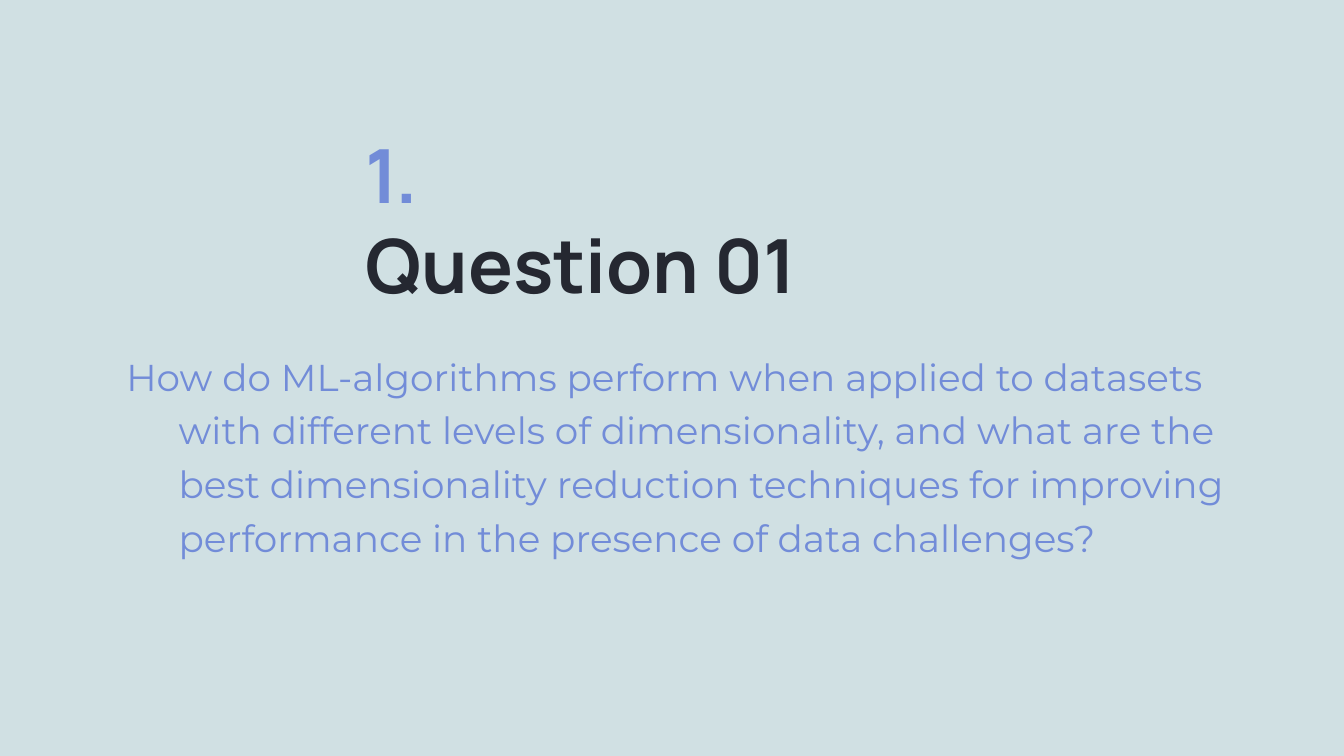
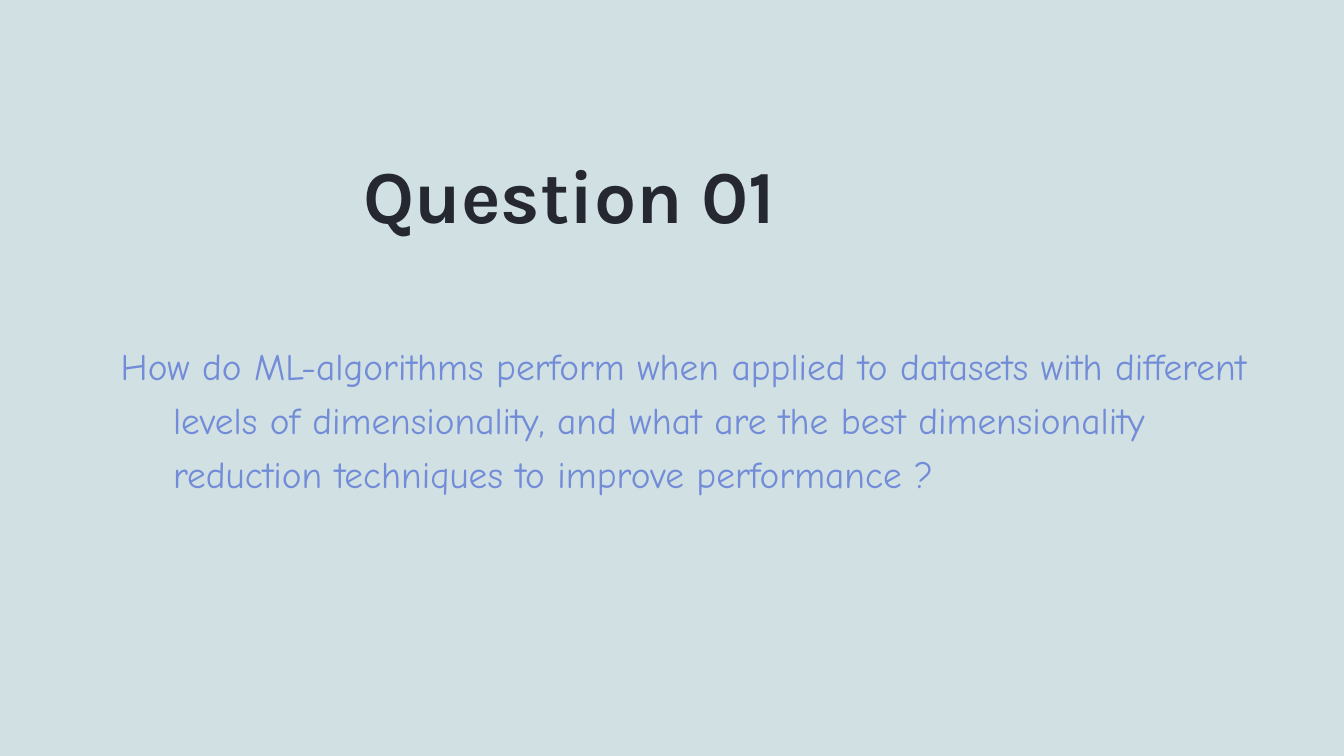
Before and after one commit to whalit/SFML-Project, a slide deck: slide 3 of PPT presentation.pptx. Drawn at 1344x756 pixels with LibreOffice and Linux fonts; fonts in the diff are those of the drawing; background and template pictures are left out. Boxes give left, top, right and bottom in pixels: in the first picture for what was removed or moved away, otherwise in the second. Text is boxed around its words. In the diff, an @@ line names an element or a change of style, - is before the commit and + after.

```diff
--- a/PPT presentation.pptx
+++ b/PPT presentation.pptx
@@ title "Question 01": place and size @@
-title "Question 01" at (366,149,796,294)
+title "Question 01" at (363,170,776,237)
@@ title "Question 01" at (363,170,776,237): font Manrope to Karla @@
@@ title at (366,149,418,203): paragraph removed @@
-1.
@@ subtitle at (121,354,1246,495): text changed; font Montserrat to Comic Neue @@
-How do ML-algorithms perform when applied to datasets with different levels of dimensionality, and what are the best dimensionality reduction techniques for improving performance in the presence of data challenges?
+How do ML-algorithms perform when applied to datasets with different levels of dimensionality, and what are the best dimensionality reduction techniques to improve performance ?
```
Also in this commit, not shown: 21 other slides changed.
